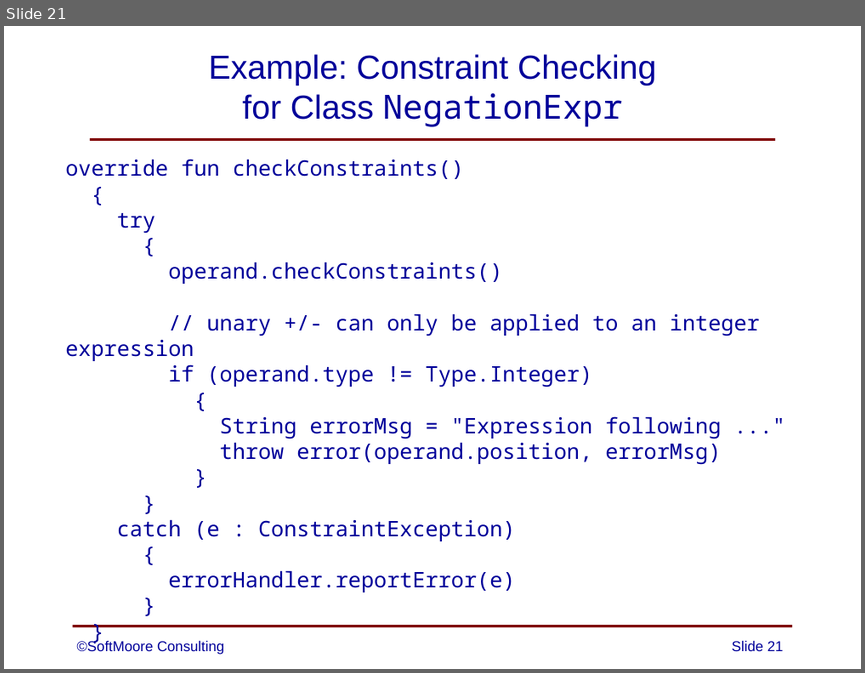
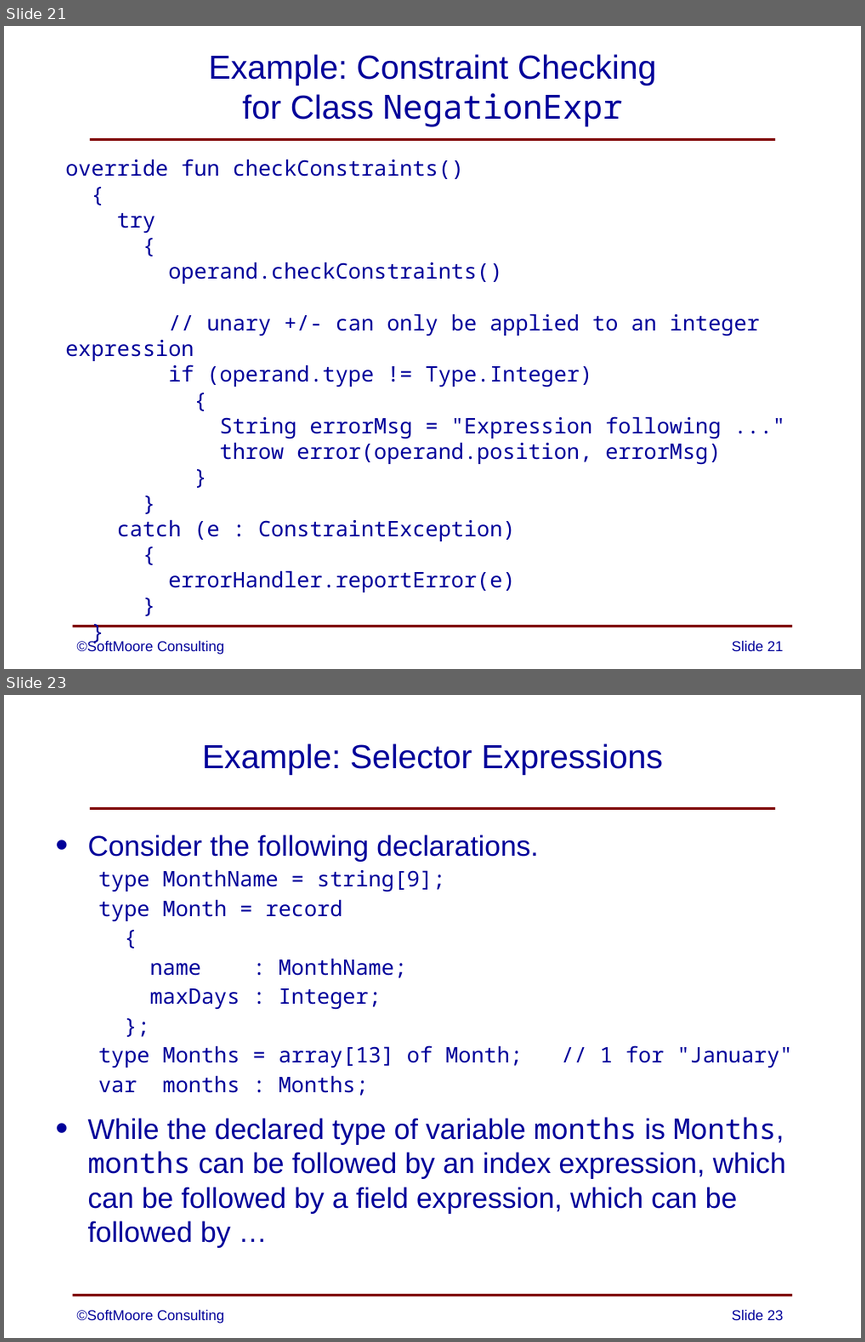
Before and after one commit to SoftMoore/CPRL-Kt-2nd, a slide deck: PowerPoints/09 - Constraint Analysis.pptx. Shown one above the other, each under a label of ours: slide 21 before the commit, slides 21 and 23 after it; the slides between them are not shown. The pictures are 865x673 and 865x1342 pixels, drawn with LibreOffice and Linux fonts; fonts in the diff are those of the drawing. Boxes give left, top, right and bottom in pixels: in the first picture for what was removed or moved away, otherwise in the second. Text is boxed around its words. In the diff, an @@ line names an element or a change of style, - is before the commit and + after.

```diff
--- a/PowerPoints/09 - Constraint Analysis.pptx
+++ b/PowerPoints/09 - Constraint Analysis.pptx
@@ slide 23 added at (4, 695, 861, 1338), background #FFFFFF; not listed: 2 template elements that a slide beside it also shows @@
@@ title added at (202, 743, 663, 775), 28 pt, text #000099 @@
+Example: Selector Expressions
@@ text added at (88, 834, 793, 1247), 24 pt, text #000099 @@
+• Consider the following declarations.
+  type MonthName = string[9];
+  type Month = record
+  {
+  name : MonthName;
+  maxDays : Integer;
+  };
+  type Months = array[13] of Month; // 1 for "January"
+  var months : Months;
+• While the declared type of variable months is Months, months can be followed by an index expression, which can be followed by a field expression, which can be followed by …
@@ text added at (77, 1310, 224, 1323), 12 pt, text #000099 @@
+©SoftMoore Consulting
@@ page number added at (732, 1310, 783, 1320), 12 pt, text #000099 @@
+Slide 23
```
Also in this commit, not shown: 3 slides changed, 1 other slide added, 1 other file.
